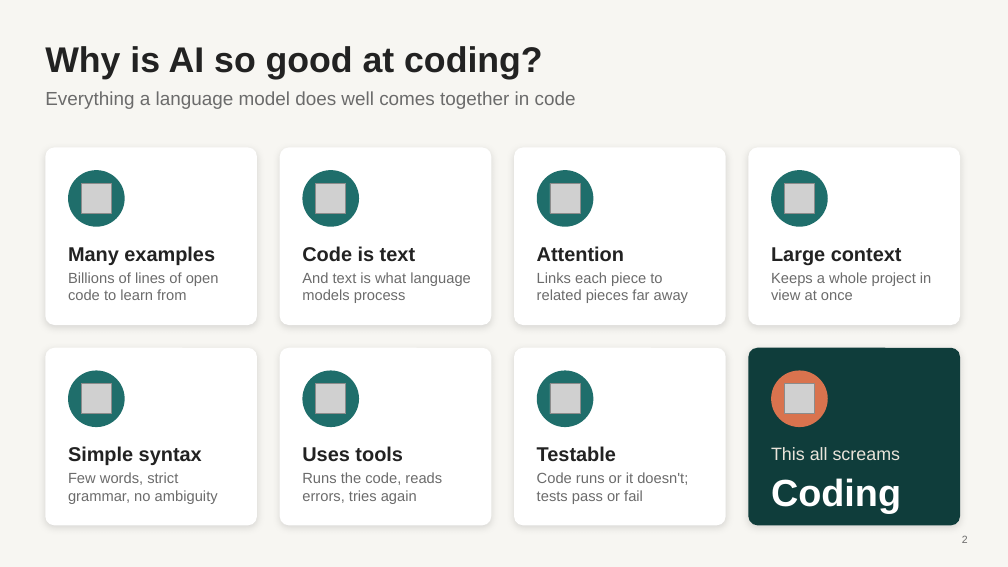
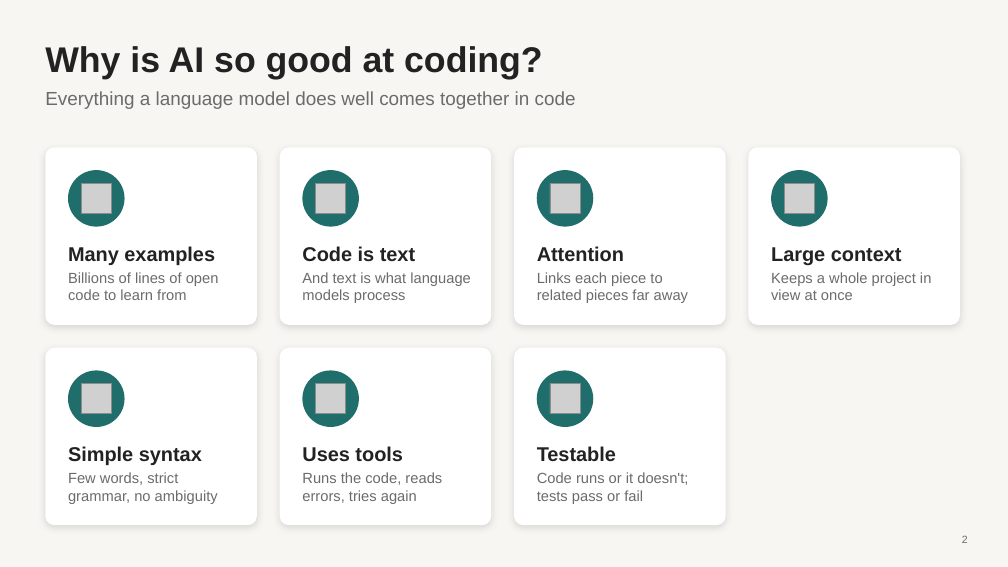
Before and after one commit to luntergroup/health-in-context-agents-workshop, a slide deck: slide 2 of material/intro-slides/reproducible_science.pptx. Drawn at 1008x567 pixels with LibreOffice and Linux fonts; fonts in the diff are those of the drawing; grey boxes stand for pictures. Boxes give left, top, right and bottom in pixels: in the first picture for what was removed or moved away, otherwise in the second. Text is boxed around its words. In the diff, an @@ line names an element or a change of style, - is before the commit and + after.

```diff
--- a/material/intro-slides/reproducible_science.pptx
+++ b/material/intro-slides/reproducible_science.pptx
@@ rounded rectangle removed at (x1=749, y1=348, x2=960, y2=526) @@
@@ ellipse removed at (x1=771, y1=371, x2=828, y2=427) @@
@@ picture removed at (x1=785, y1=384, x2=815, y2=414) @@
@@ text removed at (x1=771, y1=447, x2=901, y2=460) @@
-This all screams
@@ text removed at (x1=771, y1=478, x2=901, y2=513) @@
-Coding
```
Also in this commit, not shown: 2 other slides changed, 1 slide added.
